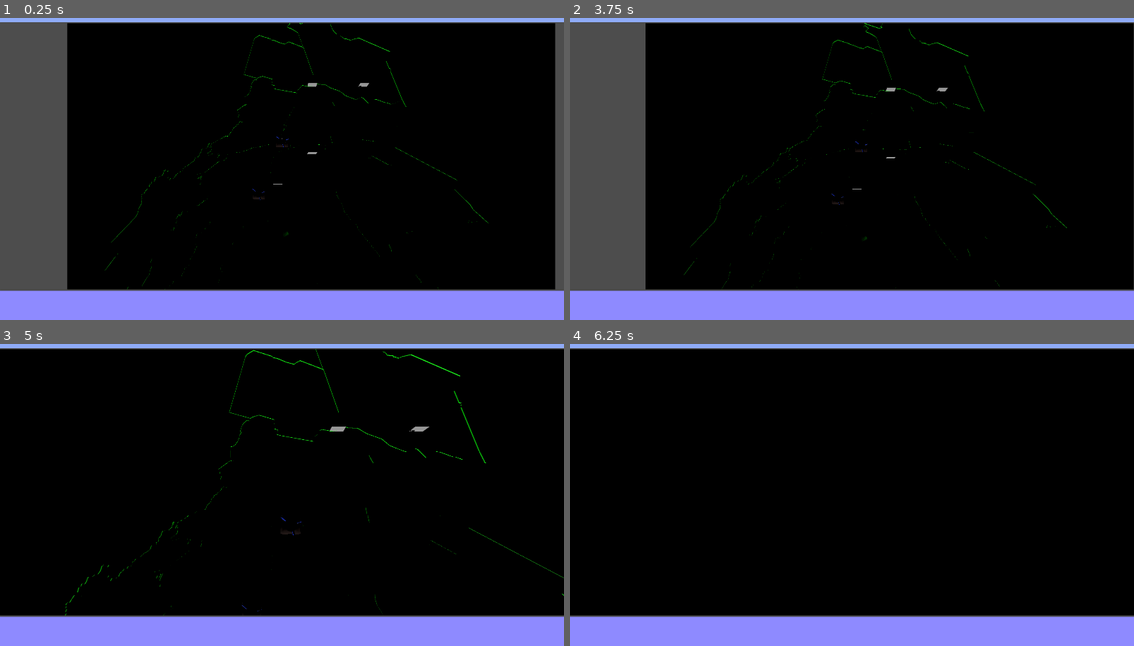
Above: before the commit, frames 1-4 (two rows, left to right).
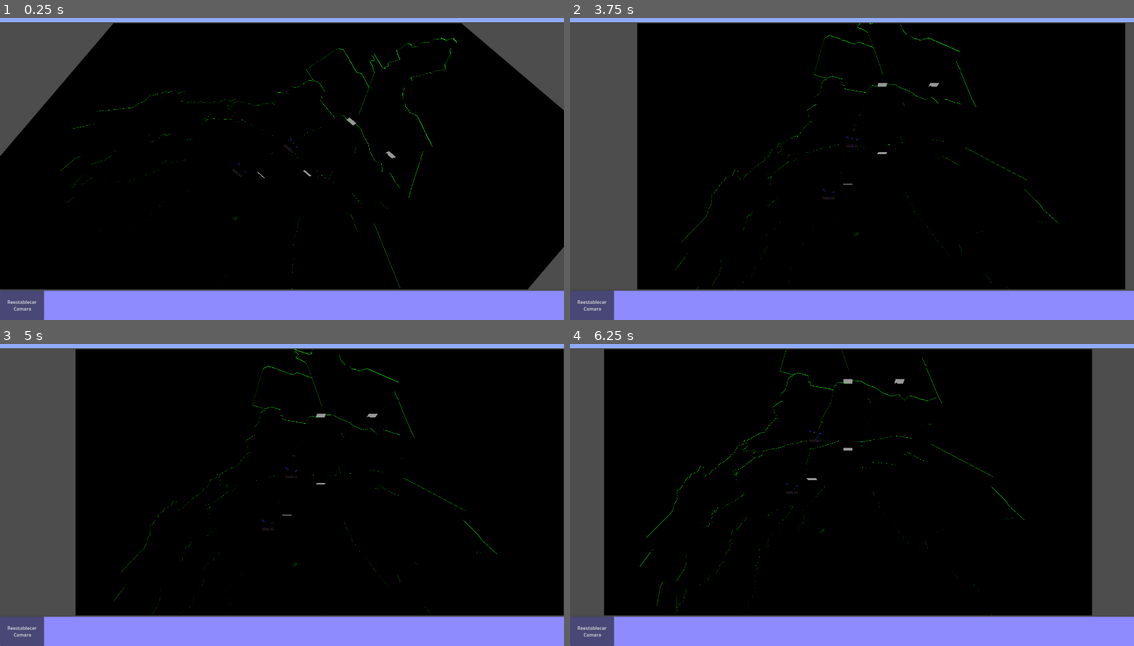
Above: after the commit, the same moments.

Repository: vwc262/Godot8Lumbreras
Game: Godot game, scene res://Scenes/Perfil/Main/Main.tscn
The game is run twice, just before and just after one commit, with the same random seed, the same clock (stepped at 60 frames per second) and the same inputs. This scene is started directly instead of the project's main scene.
Inputs (mouse positions are in pixels of both pictures, inside the frame that each line leads up to):
- Up to frame 1 (0.25 s): no input
- Up to frame 2 (3.75 s): click (592, 304) at 0.5 s, where only the run after the commit has a clickable "Reestablecer Camara"; click (592, 304) at 1.25 s, where only the run after the commit has a clickable "Reestablecer Camara"; click (592, 304) at 2 s, where only the run after the commit has a clickable "Reestablecer Camara"; tap Enter at 2.75 s; move the mouse to (976, 144) at 2.77 s; click (976, 144) at 2.92 s; tap Space at 3.5 s; drag from (739, 178) to (823, 226) at 3.52 s
- Up to frame 3 (5 s): tap Enter at 4.25 s; move the mouse to (338, 416) at 4.27 s; click (338, 416) at 4.42 s
- Up to frame 4 (6.25 s): drag from (823, 552) to (682, 440) at 5.02 s; move the mouse to (1021, 534) at 5.77 s; click (1021, 534) at 5.92 s

The runs differ from the first frame. In frame 1, 13% of the frame differs, in the area x 0-100%, y 1-100%; in frame 2, 4.4%; in frame 3, 14%; in frame 4, 13%.

Commit message:
Reset Camera Position

Diff:
--- a/src/Scenes/Perfil/Main/Main.tscn
+++ b/src/Scenes/Perfil/Main/Main.tscn
@@ -1,9 +1,11 @@
-[gd_scene load_steps=3 format=3 uid="uid://x5m0onfran4m"]
+[gd_scene load_steps=4 format=3 uid="uid://x5m0onfran4m"]
 
+[ext_resource type="Script" path="res://Scripts/Managers/WorldManager.gd" id="1_symg7"]
 [ext_resource type="Script" path="res://Scripts/Fetcher/Fetch_Data.gd" id="1_xo6k0"]
 [ext_resource type="PackedScene" uid="uid://cyug4nnq0yh1a" path="res://Scenes/Perfil/Main/NivelPruebas.tscn" id="2_2gqy4"]
 
 [node name="Main" type="Node"]
+script = ExtResource("1_symg7")
 
 [node name="Endpoint" type="HTTPRequest" parent="."]
 script = ExtResource("1_xo6k0")
@@ -65,3 +67,13 @@
 grow_horizontal = 2
 grow_vertical = 2
 color = Color(0.556863, 0.541176, 1, 1)
+
+[node name="Button" type="Button" parent="VB_MainContainer/footer_container/ColorRect"]
+layout_mode = 0
+offset_right = 150.0
+offset_bottom = 100.0
+text = "Reestablecer
+ Camara
+"
+
+[connection signal="pressed" from="VB_MainContainer/footer_container/ColorRect/Button" to="." method="_on_button_pressed"]
--- a/src/Scenes/Perfil/Main/NivelPruebas.tscn
+++ b/src/Scenes/Perfil/Main/NivelPruebas.tscn
@@ -20,7 +20,7 @@
 transform = Transform3D(1, 0, 0, 0, 1, 0, 0, 0, 1, 0, 81.7049, 0.420746)
 
 [node name="Node3D" type="Node3D" parent="."]
-transform = Transform3D(1, 0, 0, 0, 1, 0, 0, 0, 1, 0, 30, 0)
+transform = Transform3D(0.76138, 0, 0.648306, 0, 1, 0, -0.648306, 0, 0.76138, 0, 30, 0)
 script = ExtResource("2_ui4vn")
 can_pan = true
 can_zoom = true
--- a/src/Scripts/Managers/ClickSitio.gd
+++ b/src/Scripts/Managers/ClickSitio.gd
@@ -2,3 +2,4 @@
 
 
 signal Go_TO
+signal ResetCameraPosition # Para reestablecer la posicion de la camara
--- /dev/null
+++ b/src/Scripts/Managers/WorldManager.gd
@@ -0,0 +1,6 @@
+extends Node
+
+
+
+func _on_button_pressed():
+	ManejadorClicks.emit_signal('ResetCameraPosition')
--- a/src/Scripts/Navigation/Touch.gd
+++ b/src/Scripts/Navigation/Touch.gd
@@ -16,9 +16,12 @@
 var current_angle
 var anclaDistancia : Vector2
 var angle : float = 0
+var initalCameraPosition : Vector3
 
 func _ready():
 	ManejadorClicks.connect("Go_TO",MoverCamara)
+	ManejadorClicks.connect('ResetCameraPosition',ResetCameraPosition)
+	initalCameraPosition = position
 
 func _input(event):
 	if event is InputEventScreenTouch:
@@ -102,3 +105,9 @@
 func MoverCamara(positionToGo):
 	var tween := crearMiTween(MovimientoRealizado)
 	tween.tween_property(self,"position",positionToGo,1.5)
+
+func ResetCameraPosition():
+	var tweenRot := crearMiTween(MovimientoRealizado)
+	tweenRot.tween_property(self,"rotation_degrees",Vector3(0,0,0),.5)
+	var tween := crearMiTween(MovimientoRealizado)
+	tween.tween_property(self,"position",initalCameraPosition,1)
